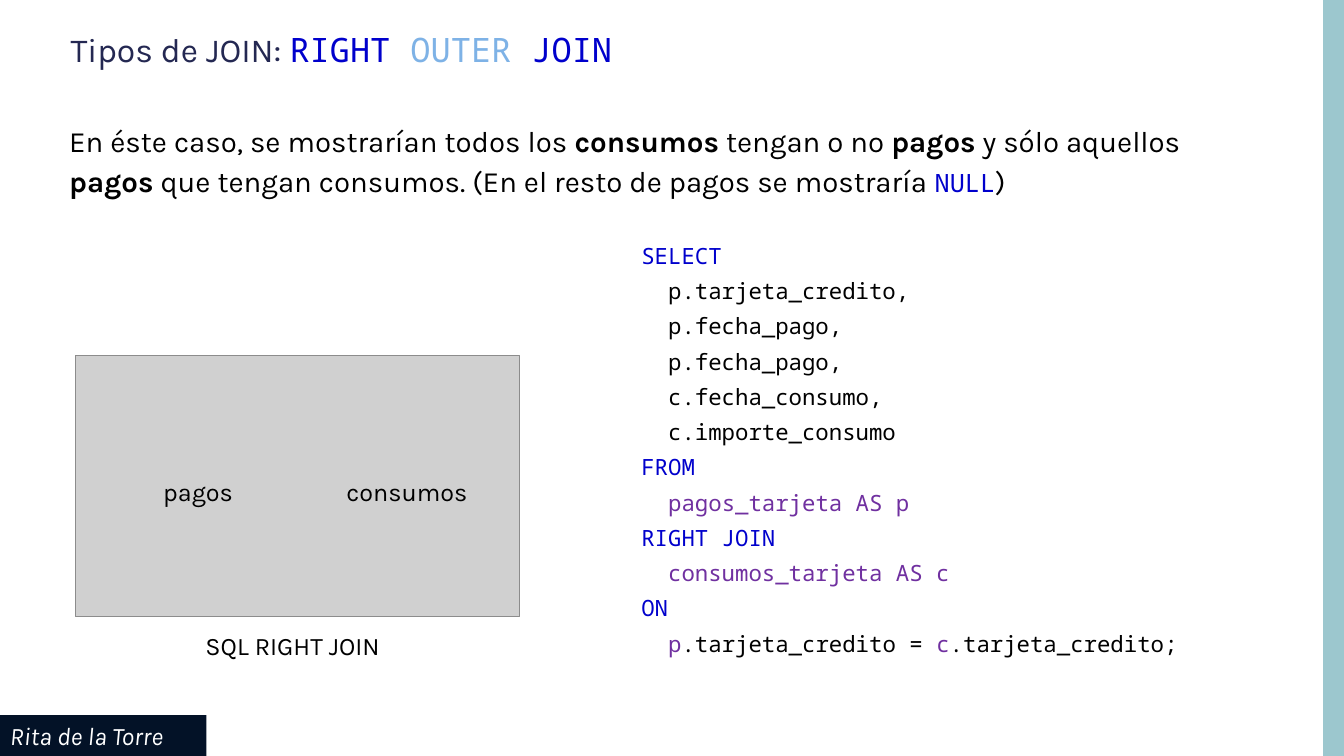
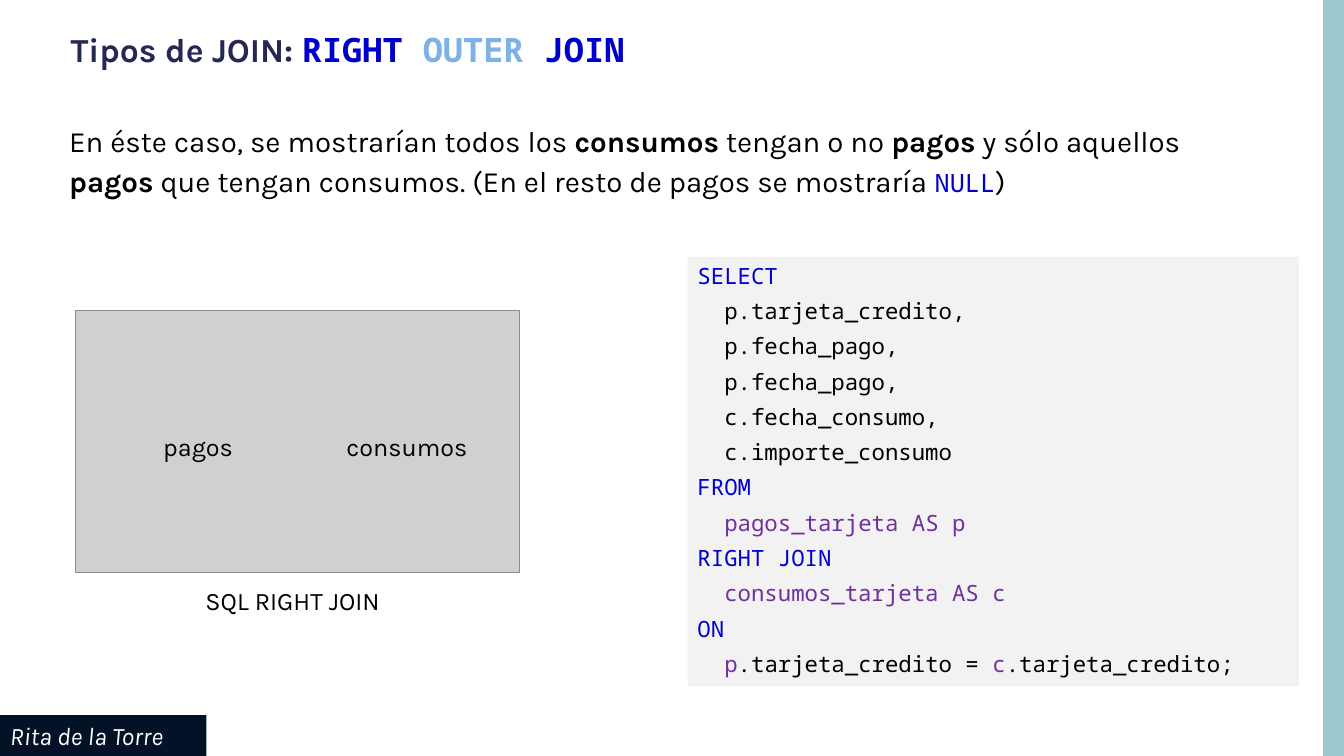
Before and after one commit to contenido-vario/MySQL, a slide deck: slide 9 of uf04/pdf/MySQL_UF04_JOIN.pptx. Drawn at 1344x756 pixels with LibreOffice and Linux fonts; fonts in the diff are those of the drawing; grey boxes stand for pictures; background and template pictures are left out. Boxes give left, top, right and bottom in pixels: in the first picture for what was removed or moved away, otherwise in the second. Text is boxed around its words. In the diff, an @@ line names an element or a change of style, - is before the commit and + after.

```diff
--- a/uf04/pdf/MySQL_UF04_JOIN.pptx
+++ b/uf04/pdf/MySQL_UF04_JOIN.pptx
@@ title "Tipos de JOIN: RIGHT OUTER ..." at bbox=[71, 37, 625, 70]: letter outline #000000 0.75 pt to none, bold on @@
@@ rectangle "SELECT": place and size @@
-rectangle "SELECT" at bbox=[641, 247, 1177, 657]
+rectangle "SELECT" at bbox=[688, 257, 1299, 687]
@@ rectangle "SELECT" at bbox=[688, 257, 1299, 687]: fill none to #F2F2F2 @@
@@ 3 texts, 1 picture: place and size @@
-3 texts, 1 picture at bbox=[76, 356, 520, 660]
+3 texts, 1 picture at bbox=[76, 311, 520, 615]
```
Also in this commit, not shown: 10 other slides changed, 1 slide added, 1 slide removed.
